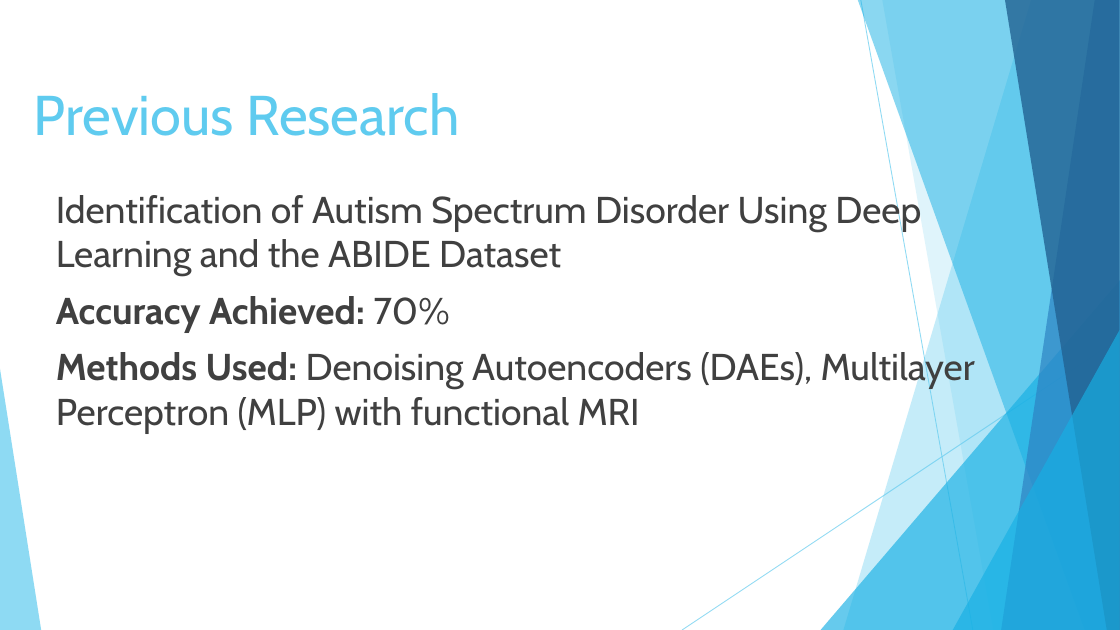
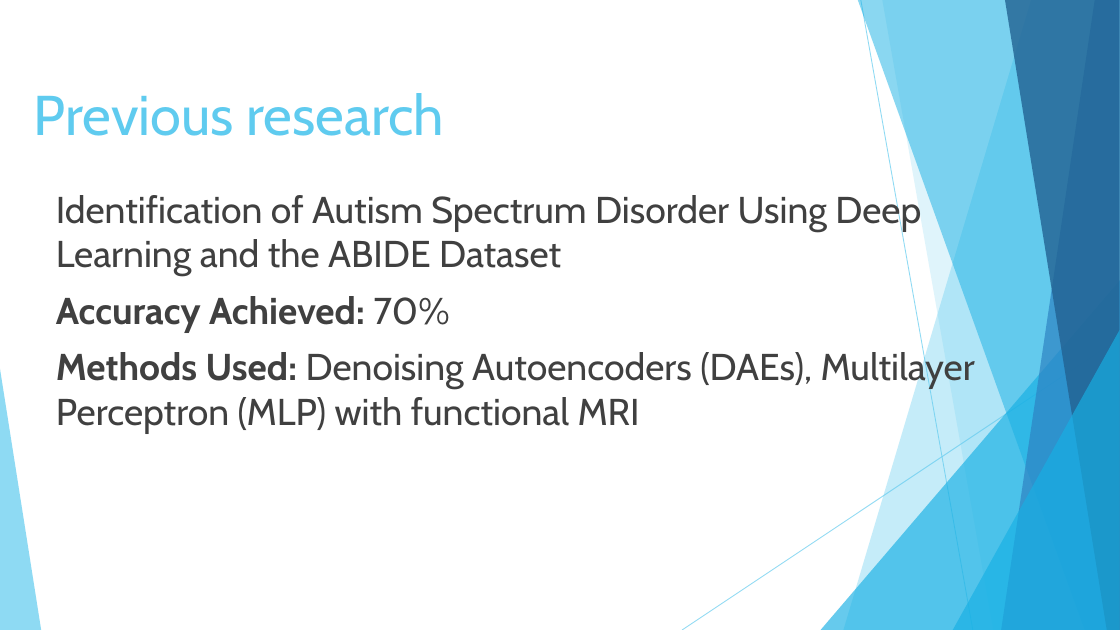
Before and after one commit to NitzanEz/Final-Project, a slide deck: slide 6 of Final presentation Phase A-24-2-R-8.pptx. Drawn at 1120x630 pixels with LibreOffice and Linux fonts; fonts in the diff are those of the drawing. Boxes give left, top, right and bottom in pixels: in the first picture for what was removed or moved away, otherwise in the second. Text is boxed around its words. In the diff, an @@ line names an element or a change of style, - is before the commit and + after.

```diff
--- a/Final presentation Phase A-24-2-R-8.pptx
+++ b/Final presentation Phase A-24-2-R-8.pptx
@@ title at bbox=[34, 93, 444, 136]: text changed @@
-Previous Research
+Previous research
```
Also in this commit, not shown: 5 other slides changed.
